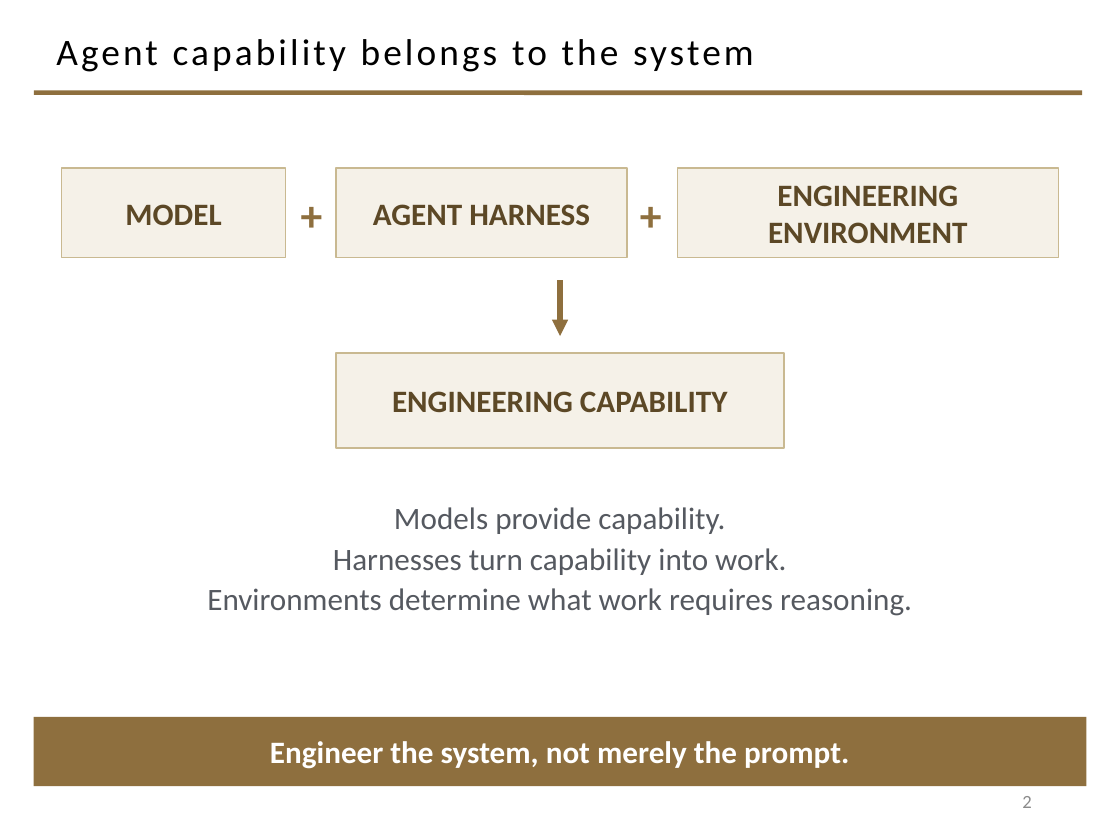
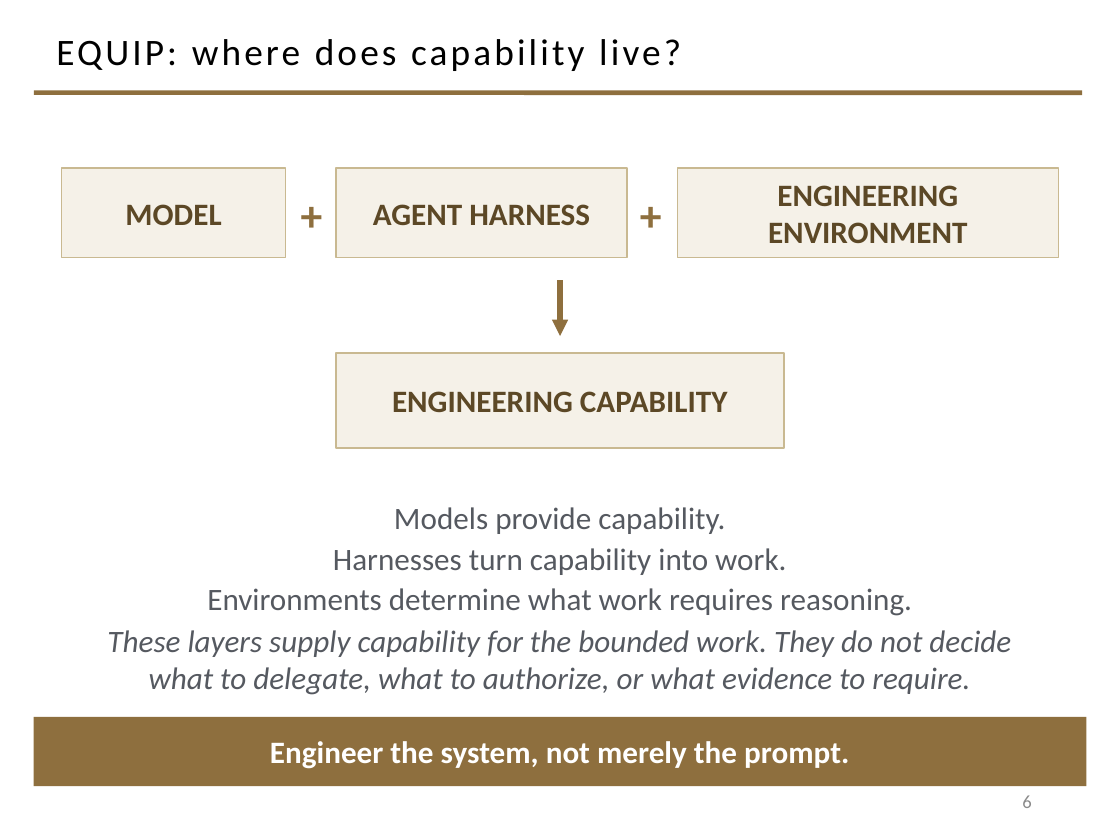
Before and after one commit to davisjam/model-based-agentic-software-engineering, a slide deck: slide 6 of course/lectures/act-2-building-systems-and-governing-changes/01-agent-levers/2-1-Agents.pptx (slide 2 before the commit). Drawn at 1120x840 pixels with LibreOffice and Linux fonts; fonts in the diff are those of the drawing; background and template pictures are left out. Boxes give left, top, right and bottom in pixels: in the first picture for what was removed or moved away, otherwise in the second. Text is boxed around its words. In the diff, an @@ line names an element or a change of style, - is before the commit and + after.

```diff
--- a/course/lectures/act-2-building-systems-and-governing-changes/01-agent-levers/2-1-Agents.pptx
+++ b/course/lectures/act-2-building-systems-and-governing-changes/01-agent-levers/2-1-Agents.pptx
@@ title at <box>56,39,681,71</box>: text changed @@
-Agent capability belongs to the system
+EQUIP: where does capability live?
@@ text at <box>107,630,1011,695</box>: paragraphs added @@
+These layers supply capability for the bounded work. They do not decide
+what to delegate, what to authorize, or what evidence to require.
@@ page number at <box>1022,795,1031,808</box>: text changed @@
-2
+6
```
Also in this commit, not shown: 14 other slides changed, 6 slides added.
